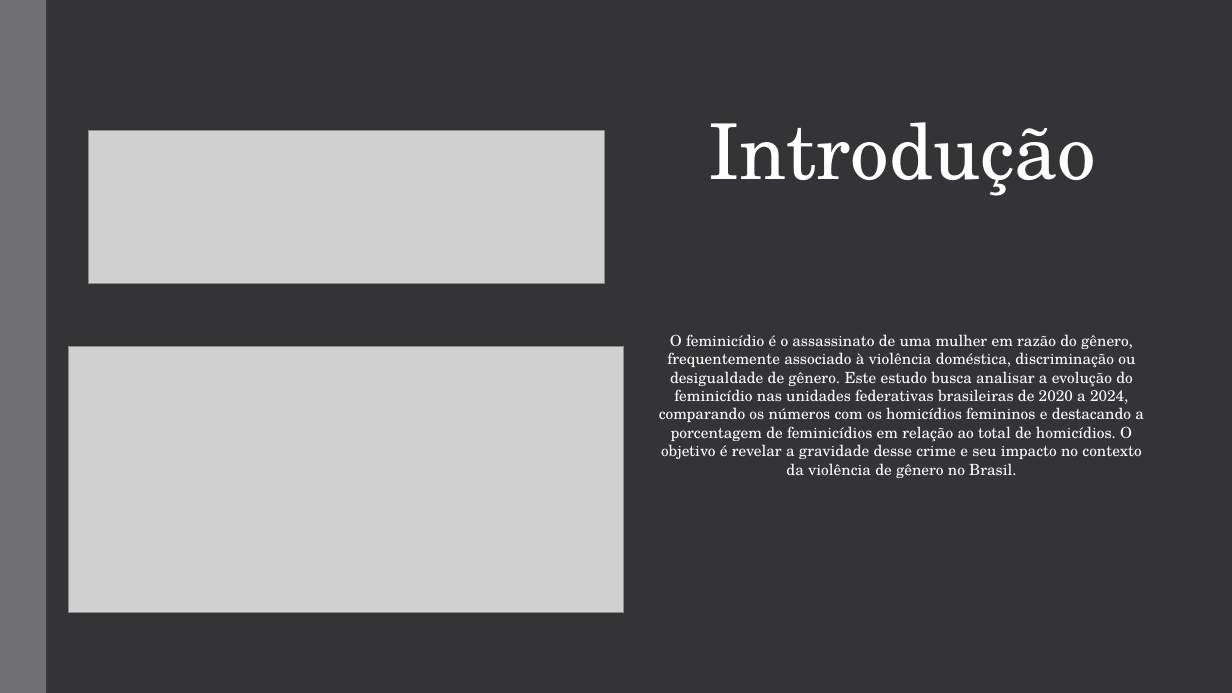
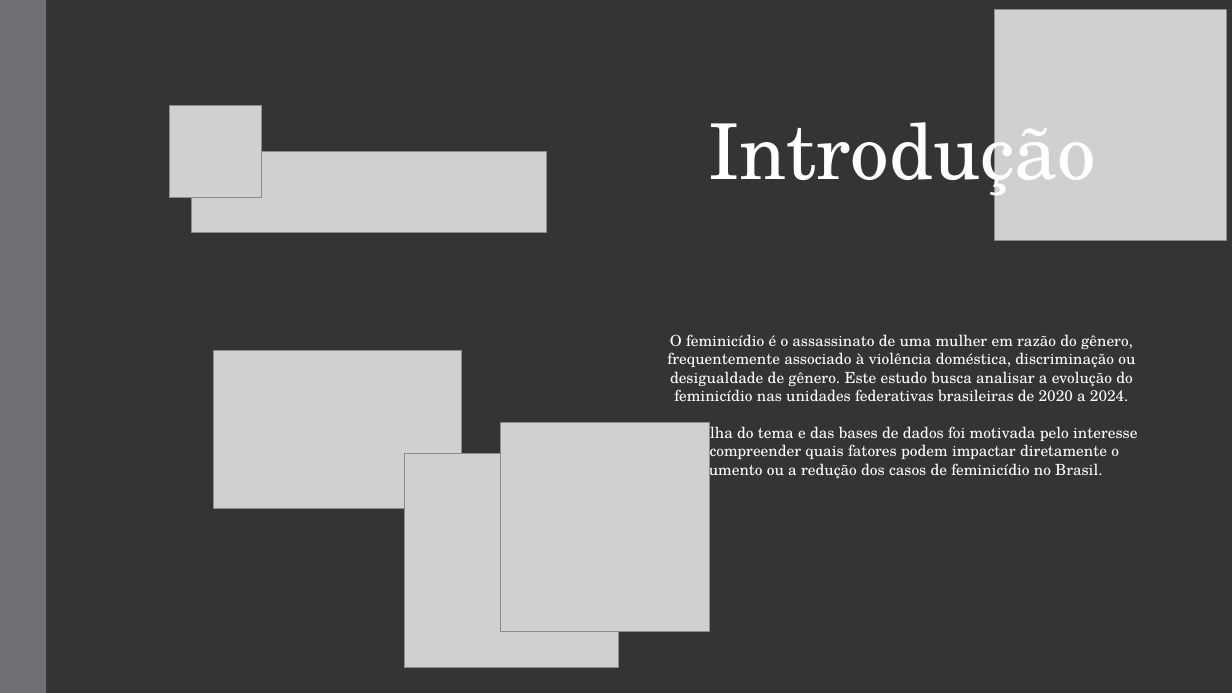
Before and after one commit to CarolyneS14/on33-python-s17-s18-projeto-final, a slide deck: slide 2 of on33-python-s17-s18-projeto-final (Estatística Criminal do Feminicídio nas Unidades da Federação).pptx. Drawn at 1232x693 pixels with LibreOffice and Linux fonts; fonts in the diff are those of the drawing; grey boxes stand for pictures. Boxes give left, top, right and bottom in pixels: in the first picture for what was removed or moved away, otherwise in the second. Text is boxed around its words. In the diff, an @@ line names an element or a change of style, - is before the commit and + after.

```diff
--- a/on33-python-s17-s18-projeto-final (Estatística Criminal do Feminicídio nas Unidades da Federação).pptx
+++ b/on33-python-s17-s18-projeto-final (Estatística Criminal do Feminicídio nas Unidades da Federação).pptx
@@ picture added at box(995, 9, 1226, 240) @@
@@ picture added at box(169, 105, 262, 198) @@
@@ picture removed at box(89, 131, 604, 284) @@
@@ picture added at box(191, 152, 546, 233) @@
@@ picture removed at box(68, 347, 624, 613) @@
@@ picture added at box(213, 350, 462, 508) @@
@@ text at box(665, 334, 1137, 481): text changed @@
-O feminicídio é o assassinato de uma mulher em razão do gênero, frequentemente associado à violência doméstica, discriminação ou desigualdade de gênero. Este estudo busca analisar a evolução do feminicídio nas unidades federativas brasileiras de 2020 a 2024, comparando os números com os homicídios femininos e destacando a porcentagem de feminicídios em relação ao total de homicídios. O objetivo é revelar a gravidade desse crime e seu impacto no contexto da violência de gênero no Brasil.
+O feminicídio é o assassinato de uma mulher em razão do gênero, frequentemente associado à violência doméstica, discriminação ou desigualdade de gênero. Este estudo busca analisar a evolução do feminicídio nas unidades federativas brasileiras de 2020 a 2024.
+A escolha do tema e das bases de dados foi motivada pelo interesse em compreender quais fatores podem impactar diretamente o aumento ou a redução dos casos de feminicídio no Brasil.
@@ picture added at box(501, 422, 710, 631) @@
@@ picture added at box(404, 454, 618, 668) @@
```
Also in this commit, not shown: 6 other slides changed, 2 slides added, 1 slide removed, 20 other files.
